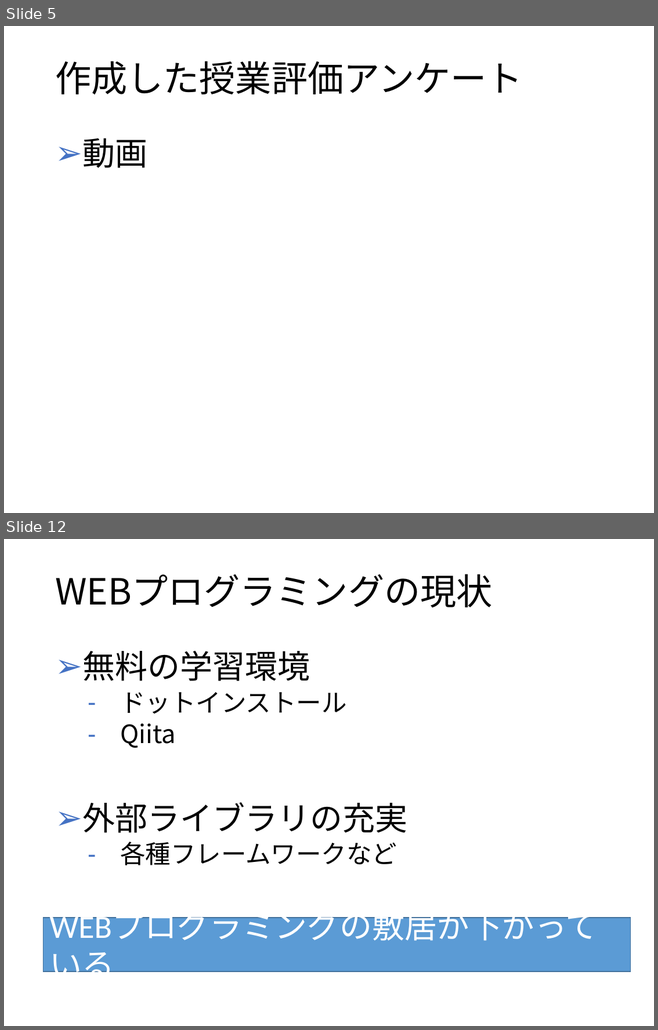
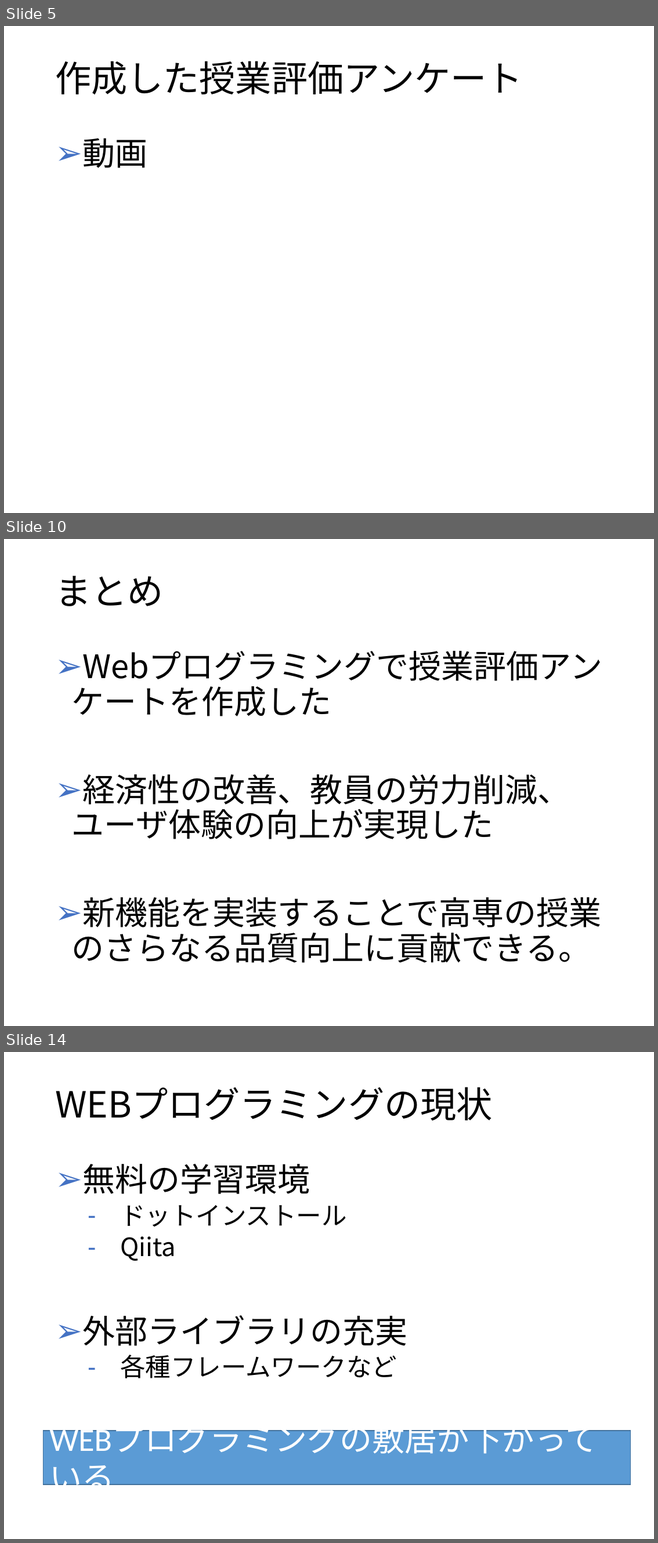
Before and after one commit to kazuwo/kosen-graduation-thesis, a slide deck: 卒業研究発表スライド.pptx. Shown one above the other, each under a label of ours: slides 5 and 12 before the commit, slides 5, 10 and 14 after it; the slides between them are not shown. The pictures are 658x1030 and 658x1543 pixels, drawn with LibreOffice and Linux fonts; fonts in the diff are those of the drawing. Boxes give left, top, right and bottom in pixels: in the first picture for what was removed or moved away, otherwise in the second. Text is boxed around its words. In the diff, an @@ line names an element or a change of style, - is before the commit and + after.

```diff
--- a/卒業研究発表スライド.pptx
+++ b/卒業研究発表スライド.pptx
@@ slide 10 added at (4,539,654,1026), background #FFFFFF @@
@@ title added at (55,576,164,606), 40 pt, text #000000 @@
+まとめ
@@ text added at (71,774,601,963), 36 pt, text #000000 @@
+➢ Webプログラミングで授業評価アンケートを作成した
+➢ 経済性の改善、教員の労力削減、ユーザ体験の向上が実現した
+➢ 新機能を実装することで高専の授業のさらなる品質向上に貢献できる。
@@ what was slide 12 is now slide 14 @@
```
Also in this commit, not shown: 5 slides changed, 1 other slide added.
